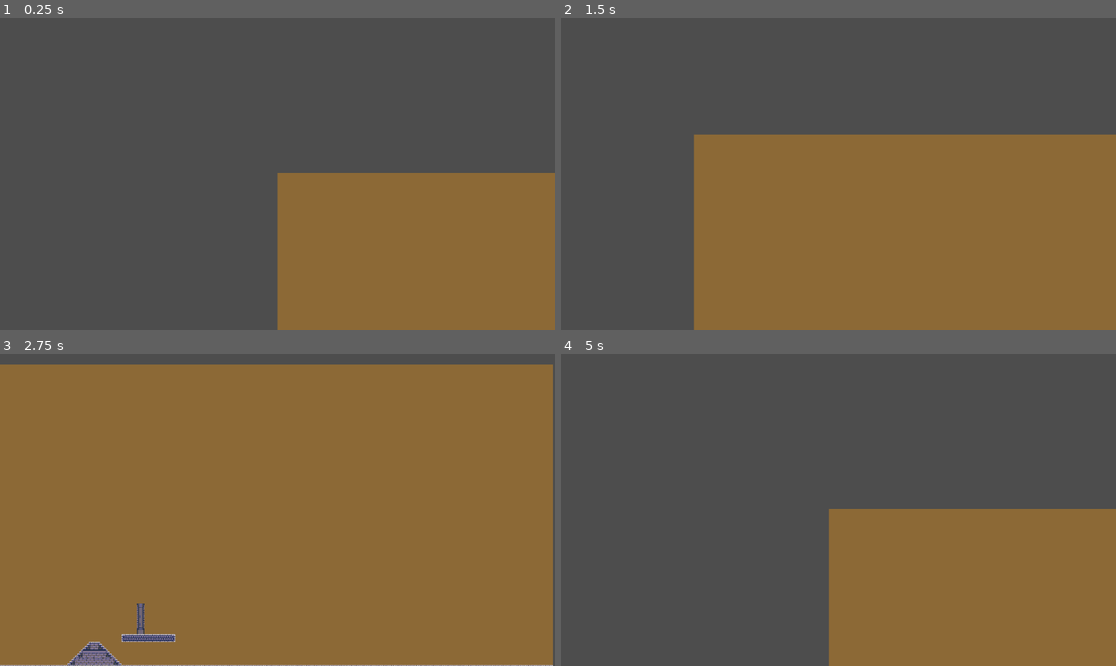
Above: before the commit, frames 1-4 (two rows, left to right).
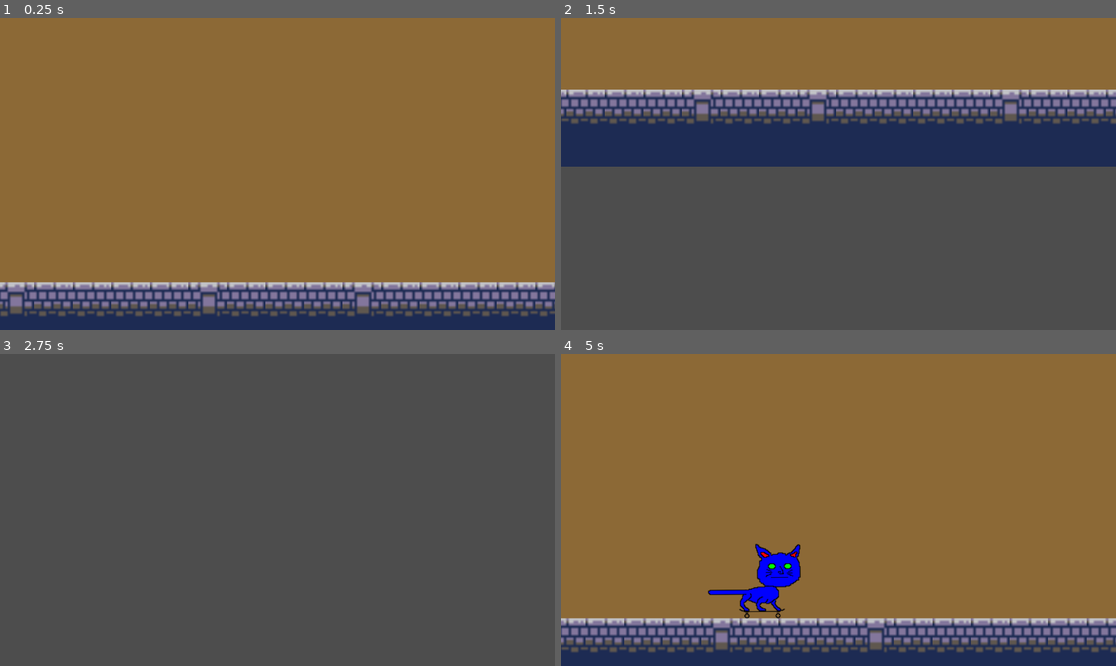
Above: after the commit, the same moments.

Repository: lfatton/UpsiJam22
Game: Godot game, scene res://Main.tscn
Same seed, same stepped clock (60 frames per second), same inputs: the game is played once before the commit and once after it.
Inputs:
- Up to frame 1 (0.25 s): no input
- Up to frame 2 (1.5 s): hold D (move_right) 0.53-1.28 s; hold S (move_down) from 1.28 s (still down)
- Up to frame 3 (2.75 s): release S (move_down) at 2.03 s; hold D (move_right) from 2.03 s (still down)
- Up to frame 4 (5 s): release D (move_right) at 2.78 s; hold W (move_up) 2.78-3.53 s; hold A (move_left) from 3.53 s (still down)

The runs differ from the first frame. In frame 1, 81% of the frame differs, in the area x 0-100%, y 0-100%; in frame 2, 85%; in frame 3, 96%, in the area x 0-100%, y 3-100%; in frame 4, 81%.

Commit message:
added a Chat

Diff:
--- a/Main.tscn
+++ b/Main.tscn
@@ -1,8 +1,9 @@
-[gd_scene load_steps=4 format=3 uid="uid://d10ywgcto66kl"]
+[gd_scene load_steps=5 format=3 uid="uid://d10ywgcto66kl"]
 
 [ext_resource type="Script" path="res://Main.gd" id="1_8kdw8"]
 [ext_resource type="PackedScene" path="res://Camera.tscn" id="2_t3e0o"]
 [ext_resource type="PackedScene" uid="uid://bup6fufkddi7v" path="res://scenes/world/world1.tscn" id="3_1nrms"]
+[ext_resource type="PackedScene" uid="uid://gjpgn3u26ki3" path="res://scenes/Chat.tscn" id="4_3ofkk"]
 
 [node name="Main" type="Node"]
 script = ExtResource("1_8kdw8")
@@ -16,5 +17,10 @@
 color = Color(0.54902, 0.411765, 0.211765, 1)
 
 [node name="Camera" parent="." instance=ExtResource("2_t3e0o")]
+position = Vector2(581, 579)
+zoom = Vector2(5, 5)
 
 [node name="TileMap" parent="." instance=ExtResource("3_1nrms")]
+
+[node name="Chat" parent="." instance=ExtResource("4_3ofkk")]
+position = Vector2(578, 404)
--- /dev/null
+++ b/scenes/Chat.tscn
@@ -0,0 +1,33 @@
+[gd_scene load_steps=5 format=3 uid="uid://gjpgn3u26ki3"]
+
+[ext_resource type="Texture2D" uid="uid://dkar4af6llerx" path="res://assets/chat/head.png" id="1_0uheg"]
+[ext_resource type="Texture2D" uid="uid://tbxtl1hht4o1" path="res://assets/chat/better-body.png" id="2_hysq4"]
+[ext_resource type="Texture2D" uid="uid://ct51b31ofa0aq" path="res://assets/chat/tail.png" id="3_1crbh"]
+
+[sub_resource type="RectangleShape2D" id="RectangleShape2D_1sglf"]
+size = Vector2(19, 14)
+
+[node name="Chat" type="RigidBody2D"]
+mass = 8.68
+
+[node name="CollisionShape2D" type="CollisionShape2D" parent="."]
+position = Vector2(-6.5, 15)
+shape = SubResource("RectangleShape2D_1sglf")
+
+[node name="Sprites" type="Node2D" parent="."]
+scale = Vector2(0.3, 0.3)
+
+[node name="Head" type="Sprite2D" parent="Sprites"]
+texture = ExtResource("1_0uheg")
+
+[node name="Body" type="Sprite2D" parent="Sprites"]
+position = Vector2(-22, 41)
+rotation = 3.14159
+scale = Vector2(1, -1)
+texture = ExtResource("2_hysq4")
+
+[node name="Tail" type="Sprite2D" parent="Sprites"]
+position = Vector2(-76, 40)
+rotation = 3.14159
+scale = Vector2(1, -1)
+texture = ExtResource("3_1crbh")
